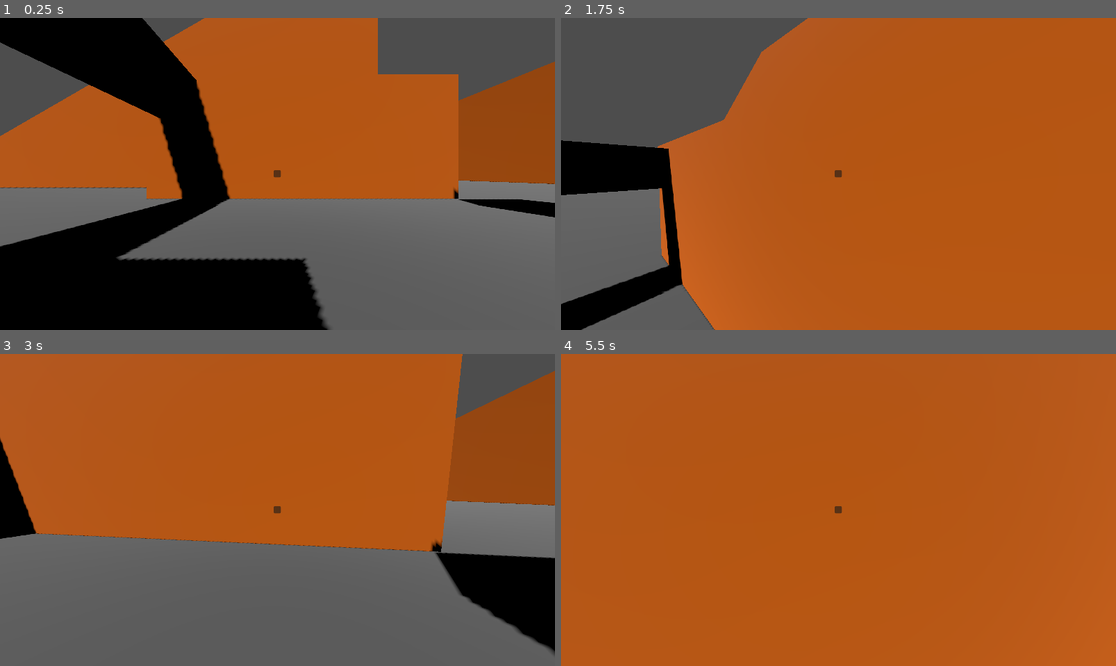
Above: before the commit, frames 1-4 (two rows, left to right).
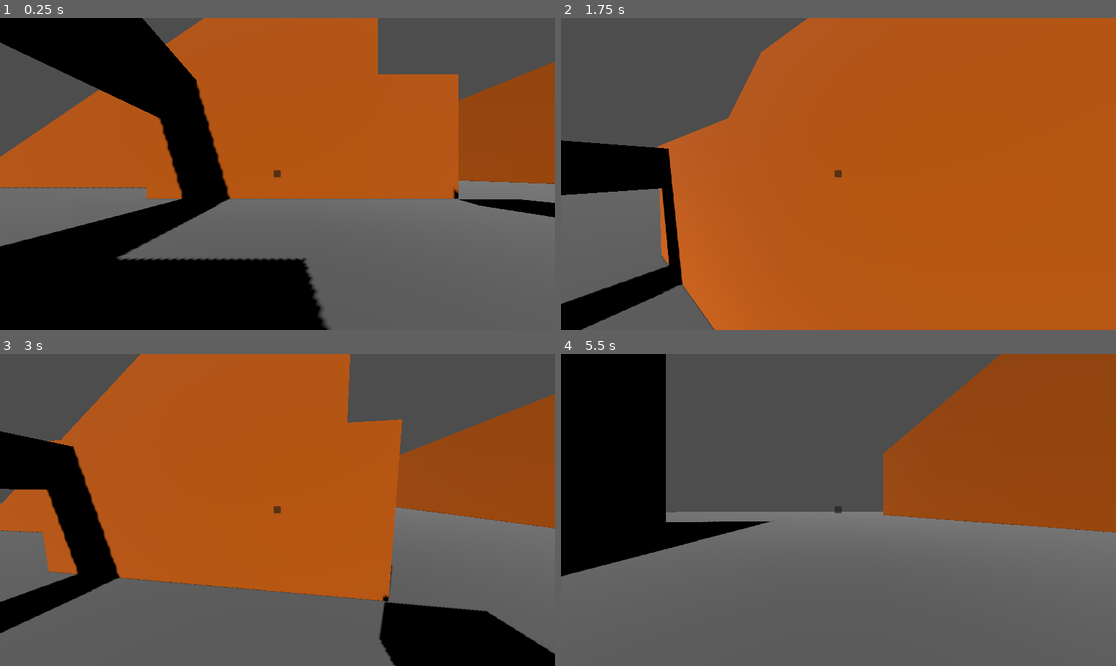
Above: after the commit, the same moments.

Repository: EdmundWohlmuth/Sch-Movement---GODOT
Game: Godot game, scene res://Scenes/Levels/test_level.tscn
Two runs of this game, one before a commit and one after it. Both use one fixed random seed, a clock stepped at 60 frames per second and the inputs below.
Inputs (mouse positions are in pixels of both pictures, inside the frame that each line leads up to):
- Up to frame 1 (0.25 s): no input
- Up to frame 2 (1.75 s): tap Enter at 0.5 s; move the mouse to (866, 174) at 0.52 s; hold W (move_forward) from 0.53 s (still down); tap Ctrl (slide) at 0.6, 1.55 s; tap Space (jump) at 0.77, 1.52 s; move the mouse to (810, 174) at 1.27 s; right-click (810, 174) at 1.35 s
- Up to frame 3 (3 s): keep holding W (move_forward); move the mouse to (288, 503) at 2.02 s; tap Ctrl (slide) at 2.1 s; move the mouse to (271, 516) at 2.77 s; tap Shift (sprint) at 2.85 s
- Up to frame 4 (5.5 s): keep holding W (move_forward); tap Space (jump) at 3.02, 3.77, 4.52 s; tap Ctrl (slide) at 3.05, 3.6, 4.55, 5.1 s; move the mouse to (877, 513) at 3.52 s; move the mouse to (794, 506) at 4.27 s; right-click (794, 506) at 4.35 s; move the mouse to (844, 510) at 5.02 s

The runs differ from the first frame. In frame 1, 0.9% of the frame differs, in the area x 0-37%, y 0-45%; in frame 2, less than 0.1%; in frame 3, 39%; in frame 4, 100%, in the area x 0-100%, y 0-100%.

Commit message:
Making player more sticky

Diff:
--- a/Scenes/Levels/test_level.tscn
+++ b/Scenes/Levels/test_level.tscn
@@ -12,6 +12,9 @@
 [sub_resource type="BoxShape3D" id="BoxShape3D_sq151"]
 
 [sub_resource type="BoxMesh" id="BoxMesh_i1qcp"]
+
+[sub_resource type="PhysicsMaterial" id="PhysicsMaterial_db73o"]
+friction = 0.0
 
 [sub_resource type="CylinderShape3D" id="CylinderShape3D_23u5w"]
 height = 0.800478
@@ -94,7 +97,8 @@
 mesh = SubResource("BoxMesh_i1qcp")
 
 [node name="Box8" type="StaticBody3D" parent="."]
-transform = Transform3D(38.9711, -12.5, 0, 22.5, 21.6506, 0, 0, 0, 25, -23.737, 2.422, -35)
+transform = Transform3D(37.2001, -14.0673, 0, 25.321, 20.6666, 0, 0, 0, 25, -22.1143, 1.52103, -35)
+physics_material_override = SubResource("PhysicsMaterial_db73o")
 
 [node name="CollisionShape3D" type="CollisionShape3D" parent="Box8"]
 shape = SubResource("BoxShape3D_sq151")
--- a/Scripts/PlayerChar/player_char.gd
+++ b/Scripts/PlayerChar/player_char.gd
@@ -15,7 +15,7 @@
 var ground_deccel:float = 13.0
 
 var norm_deccel:float = 13.0
-var slide_deccel:float = 25.0
+var slide_deccel:float = 18.0
 
 var air_accel:float = 4.0
 var air_speed = 28.0
@@ -38,6 +38,7 @@
 var total_jumps:int = 1
 var available_jumps:int = 1
 var wall_normal:Vector3 = Vector3.ZERO
+var ground_normal:Vector3 = Vector3.ZERO
 # === state bools === #
 var is_sliding:bool = false
 var is_on_wall:bool = false
@@ -78,9 +79,11 @@
   if is_on_floor() || is_on_wall:
     if available_jumps != total_jumps: available_jumps = total_jumps
 
-    if is_on_wall: press_to_wall(delta) ## ADD SLIDING DOWN WALL WHENNOT MOVING
-
-    if is_on_floor() && !is_on_wall: crouch_slide(delta)
+    if wallrun_shape_cast.is_colliding(): press_to_wall(delta) ## ADD SLIDING DOWN WALL WHENNOT MOVING
+
+    if !is_on_wall:
+      crouch_slide(delta)
+      slope_stick(delta)
 
     handle_movement(delta)
   elif !is_on_floor() || !is_on_wall:
@@ -98,14 +101,23 @@
     ground_deccel = norm_deccel
     crouch_char(false)
     slide_cooldown_timer.start()
+
   move_and_slide()
 
 func apply_gravity(delta):
   if !is_on_floor() && !is_on_wall:
-    velocity.y -= gravity * delta
-
-  if !is_on_floor() && !is_on_wall && velocity.y < 0:
-    velocity.y -= (fall_acceleration + gravity) * delta
+    if velocity.y < 0: velocity.y -= (fall_acceleration + gravity) * delta
+    else: velocity.y -= gravity * delta
+
+# Allows players to slide down slodes
+func slope_stick(delta):
+  var _normal = get_floor_normal()
+  if _normal.y == 1.0:
+    up_direction = Vector3.UP
+    return # don't need to stick if surface is flat
+  up_direction = _normal
+  self.velocity += _normal * 10 * delta
+  #var transform:Transform3D = global_transform
 
 # Handles jump input and physics
 func handle_jump():
@@ -170,6 +182,8 @@
     crouch_char()
     ground_deccel = slide_deccel
     velocity += slide_speed_boost * direction
+    max(self.velocity.length(), ground_deccel)
+
   elif Input.is_action_just_released("slide"):
     ground_deccel = norm_deccel
     crouch_char(false)
Not shown: 1 places in Scenes/Levels/test_level.tscn that only renumber resources
